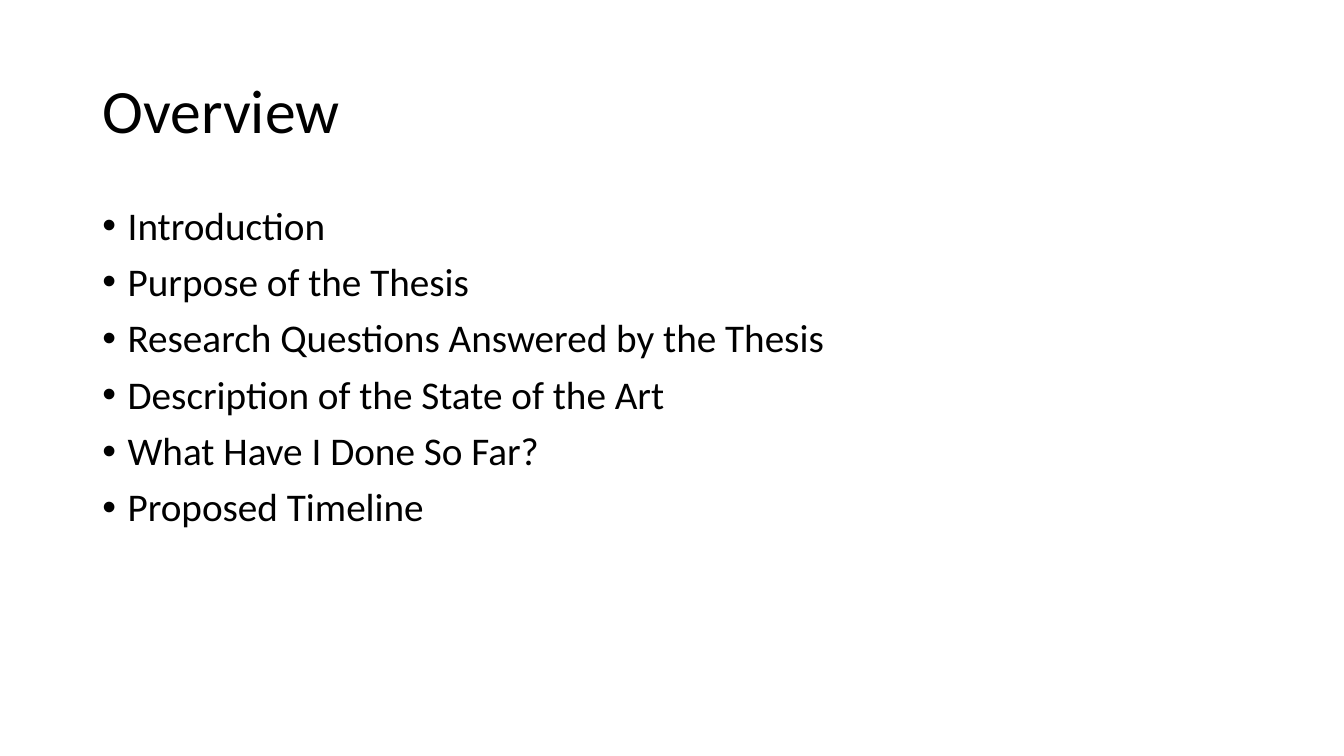
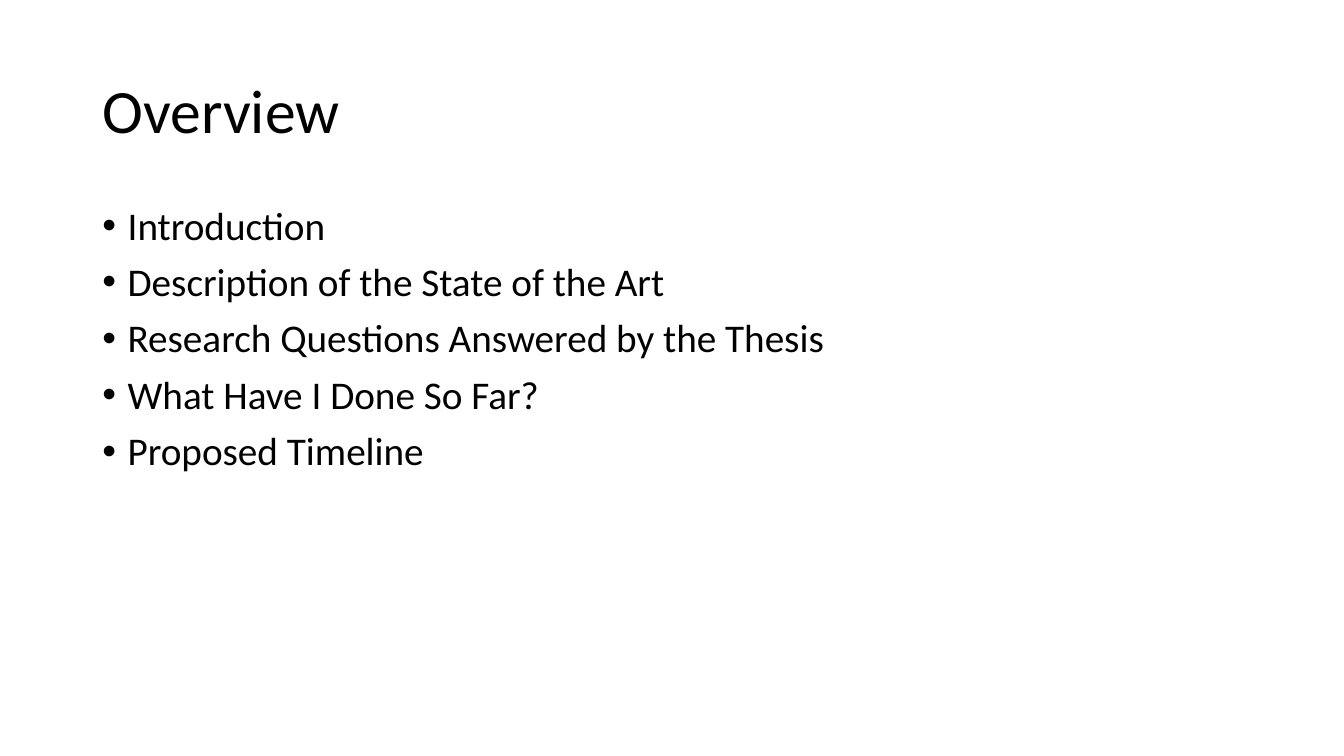
Before and after one commit to davisbk/thesis, a slide deck: slide 2 of doc/Presentation_to_Anika01.pptx. Drawn at 1344x756 pixels with LibreOffice and Linux fonts; fonts in the diff are those of the drawing. Boxes give left, top, right and bottom in pixels: in the first picture for what was removed or moved away, otherwise in the second. Text is boxed around its words. In the diff, an @@ line names an element or a change of style, - is before the commit and + after.

```diff
--- a/doc/Presentation_to_Anika01.pptx
+++ b/doc/Presentation_to_Anika01.pptx
@@ text at [128, 268, 664, 303]: text changed @@
-• Purpose of the Thesis
+• Description of the State of the Art
@@ text at [128, 381, 664, 416]: paragraph removed @@
-• Description of the State of the Art
```
Also in this commit, not shown: 6 other slides changed, 5 slides added, 1 slide removed.
